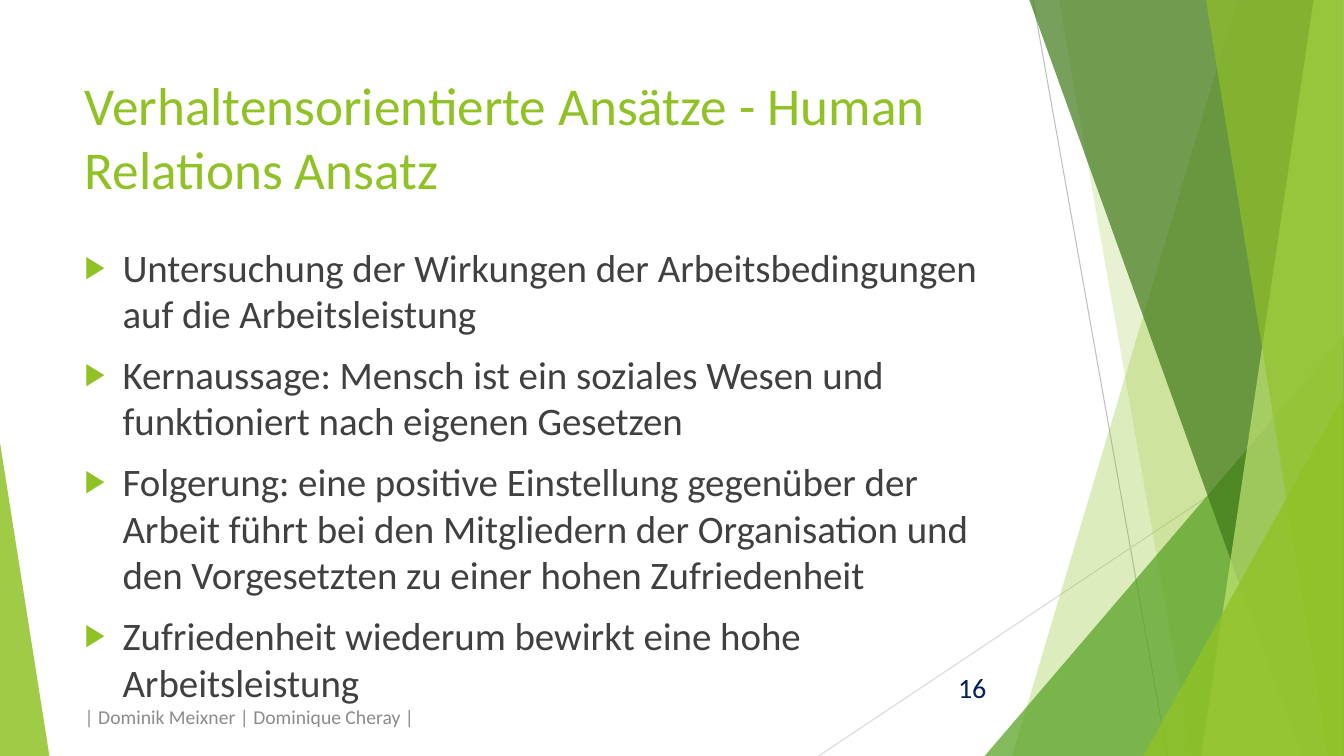
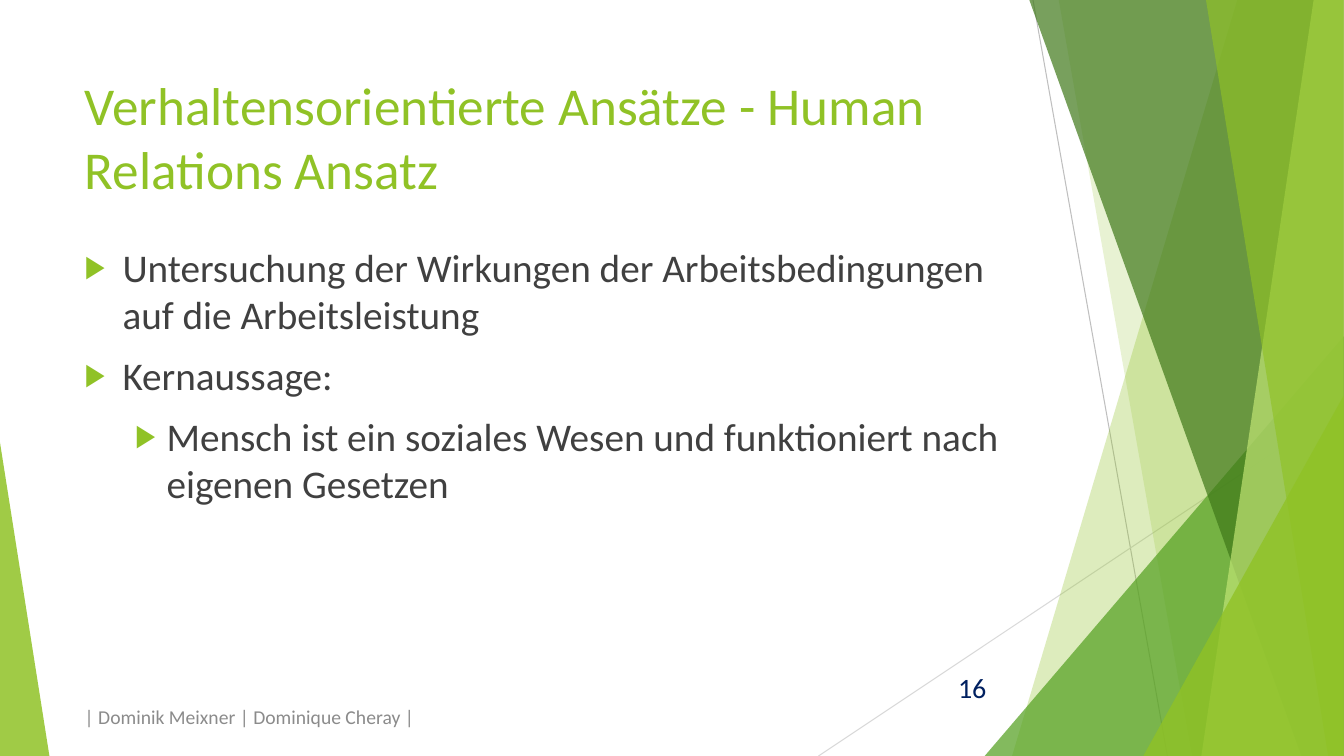
Before and after one commit to domeix/BlaBla, a slide deck: slide 16 of OrgatheoretAns/OrgatheoretAnsPraes.pptx. Drawn at 1344x756 pixels with LibreOffice and Linux fonts; fonts in the diff are those of the drawing. Boxes give left, top, right and bottom in pixels: in the first picture for what was removed or moved away, otherwise in the second. Text is boxed around its words. In the diff, an @@ line names an element or a change of style, - is before the commit and + after.

```diff
--- a/OrgatheoretAns/OrgatheoretAnsPraes.pptx
+++ b/OrgatheoretAns/OrgatheoretAnsPraes.pptx
@@ text at [123,254,984,336]: size 27.8 to 28 pt in "Untersuchung der Wirkungen der Arbeitsbedingungen auf die ..." @@
@@ text at [123,365,998,505]: text changed; size 27.8 to 28 pt @@
-▶ Kernaussage: Mensch ist ein soziales Wesen und funktioniert nach eigenen Gesetzen
-▶ Folgerung: eine positive Einstellung gegenüber der Arbeit führt bei den Mitgliedern der Organisation und den Vorgesetzten zu einer hohen Zufriedenheit
-    ▶ Zufriedenheit wiederum bewirkt eine hohe Arbeitsleistung
+▶ Kernaussage:
+  ▶ Mensch ist ein soziales Wesen und funktioniert nach eigenen Gesetzen
```
Also in this commit, not shown: 8 other slides changed, 15 slides added, 1 other file.
